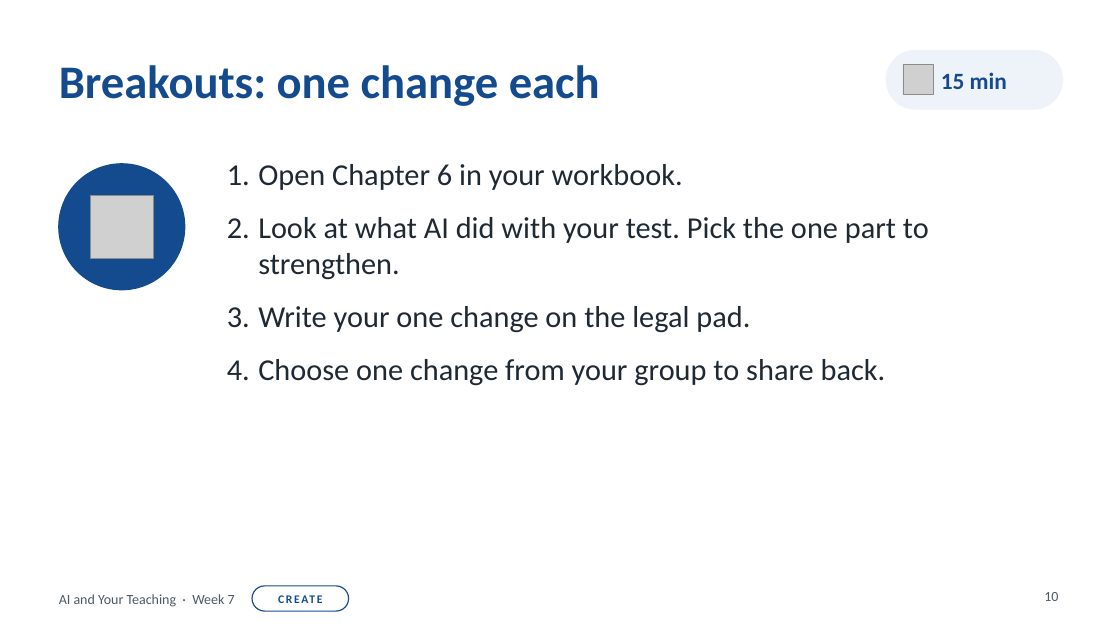
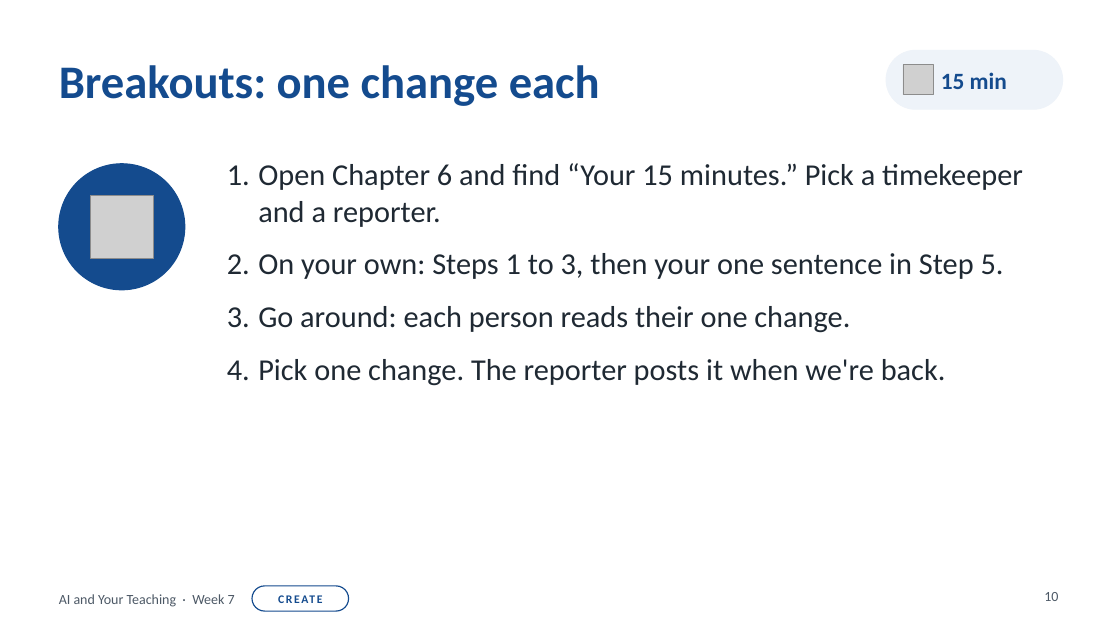
Before and after one commit to OCTC-ID/avte-ai-workbook, a slide deck: slide 10 of downloads/AI-and-Your-Teaching-Week7-slides.pptx. Drawn at 1120x630 pixels with LibreOffice and Linux fonts; fonts in the diff are those of the drawing; grey boxes stand for pictures; background and template pictures are left out. Boxes give left, top, right and bottom in pixels: in the first picture for what was removed or moved away, otherwise in the second. Text is boxed around its words. In the diff, an @@ line names an element or a change of style, - is before the commit and + after.

```diff
--- a/downloads/AI-and-Your-Teaching-Week7-slides.pptx
+++ b/downloads/AI-and-Your-Teaching-Week7-slides.pptx
@@ text at bbox=[258, 163, 1023, 386]: text changed @@
-1. Open Chapter 6 in your workbook.
-2. Look at what AI did with your test. Pick the one part to strengthen.
-3. Write your one change on the legal pad.
-4. Choose one change from your group to share back.
+1. Open Chapter 6 and find “Your 15 minutes.” Pick a timekeeper and a reporter.
+2. On your own: Steps 1 to 3, then your one sentence in Step 5.
+3. Go around: each person reads their one change.
+4. Pick one change. The reporter posts it when we're back.
```
Also in this commit, not shown: 1 other slide changed.
